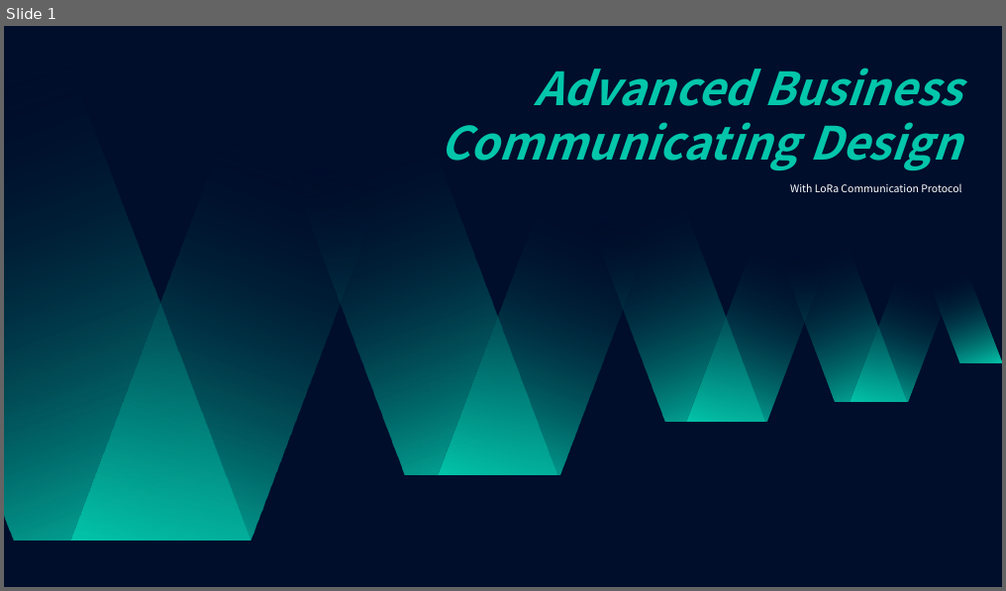
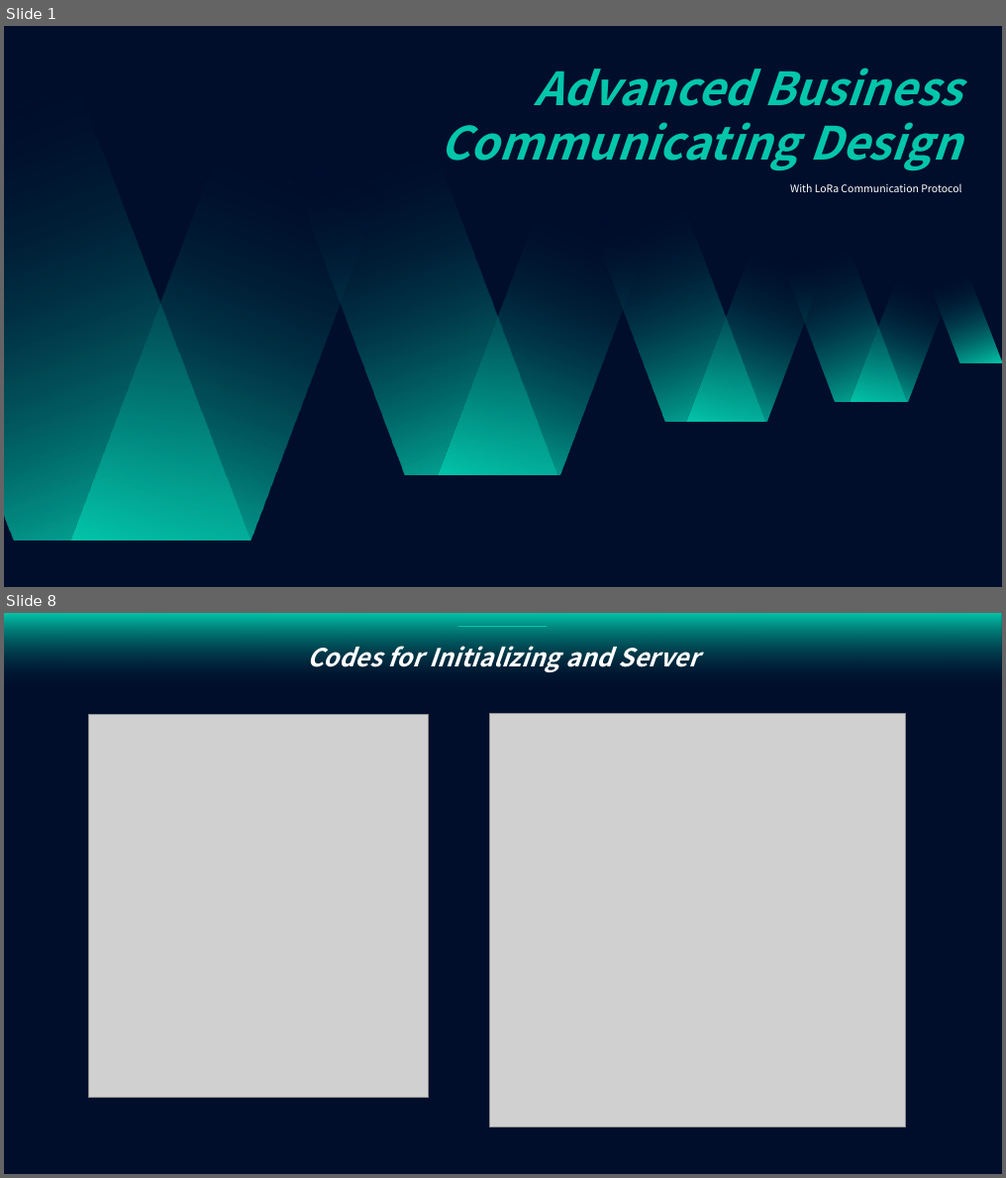
Before and after one commit to purachina/etri, a slide deck: Advanced Buisness Communicating Design/구현.pptx. Shown one above the other, each under a label of ours: slide 1 before the commit, slides 1 and 8 after it; the slides between them are not shown. The pictures are 1006x591 and 1006x1178 pixels, drawn with LibreOffice and Linux fonts; fonts in the diff are those of the drawing; grey boxes stand for pictures. Boxes give left, top, right and bottom in pixels: in the first picture for what was removed or moved away, otherwise in the second. Text is boxed around its words. In the diff, an @@ line names an element or a change of style, - is before the commit and + after.

```diff
--- a/Advanced Buisness Communicating Design/구현.pptx
+++ b/Advanced Buisness Communicating Design/구현.pptx
@@ slide 8 added at (4, 613, 1002, 1174), background #000E2B @@
@@ line added from (458, 627) to (547, 627), #03C6AB 1 pt @@
@@ text added at (307, 646, 699, 673), 24 pt, text #FFFFFF, bold, italic @@
+Codes for Initializing and Server
@@ picture added at (88, 715, 428, 1098) @@
@@ picture added at (490, 714, 905, 1128) @@
```
Also in this commit, not shown: 9 other slides added, 8 slides removed.
